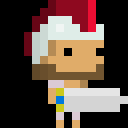
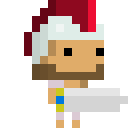
Layer changes from the first (128, 128) image to the second:
hid "Capa 0" over [0, 0, 128, 128]
